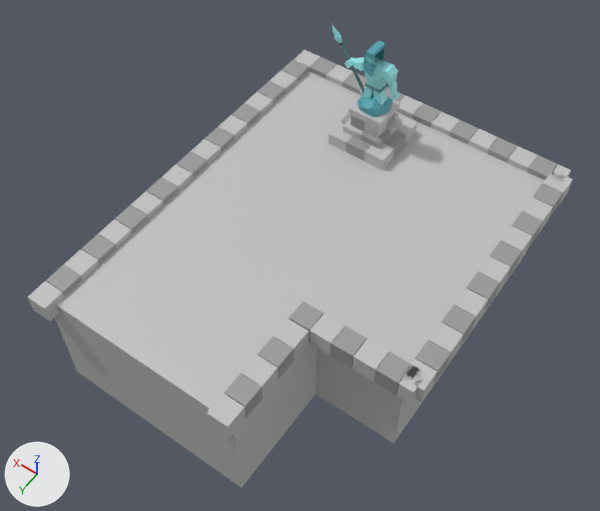
The FBX model Assets/Model/Statue_Island.fbx as it was, and as the next commit left it.
Rendered twice from a camera (50 mm lens) standing at (-14.8, 12.8, 26.0) and looking at (-3.1, -3.5, 0.4). The axes (+X, +Y, +Z) are drawn at lower left. The lights are the same throughout. The picture after the commit comes second. Where no turn or scale is listed for an object, it has been applied to the vertices.

Before the edit, the objects in view are built like this:
```python
me_cube_013 = bpy.data.meshes.new('Cube.013')
me_cube_013.from_pydata(...)  # 375 vertices, 375 faces; spans x -1.38..2.29, y -1.36..1.37, z -0.76..4.41
# faces by material slot: [60, 48, 107, 117, 31, 12]
me_cube_013.materials.append(mat_marble_mat_01)  # light grey #c2c2c2
me_cube_013.materials.append(mat_marble_mat_02)  # grey #9b9b9b
me_cube_013.materials.append(mat_blue_mat)  # cyan #50a5b2
me_cube_013.materials.append(mat_blue_mat_02)  # cyan #95e4e7
me_cube_013.materials.append(mat_blue_mat_n01)  # cyan #57848b
me_cube_013.materials.append(mat_black_mat)  # black #000000
me_cube_087 = bpy.data.meshes.new('Cube.087')
me_cube_087.from_pydata(...)  # 470 vertices, 354 faces; spans x 2.4..16.0, y 0.4..17.8, z -5.5..0.1
# faces by material slot: [192, 162]
me_cube_087.materials.append(mat_marble_mat_01)  # light grey #c2c2c2
me_cube_087.materials.append(mat_marble_mat_02)  # grey #9b9b9b
ob_statue_base = bpy.data.objects.new('Statue_Base', me_cube_013)
ob_statue_base.location = (-2.17, -10.13, 1.48)
ob_statue_island = bpy.data.objects.new('Statue_Island', me_cube_087)
ob_statue_island.location = (-12.59, -13.47, 1.18)
```
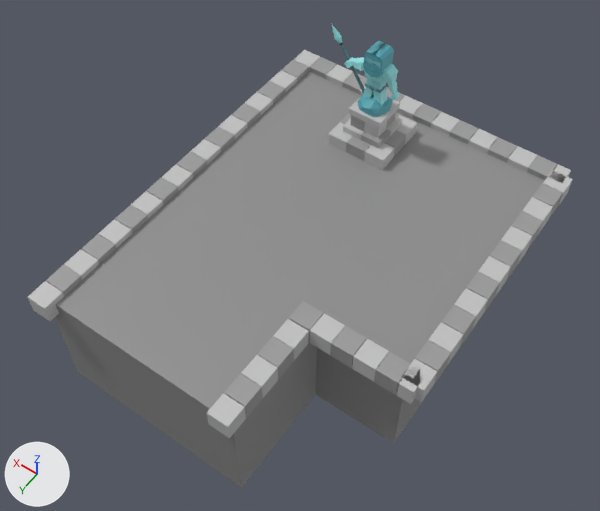
Commit message: Statue Island Model V2

Where the newer file only moved an object's origin or applied its transform, the numbers keep the older frame.

Pixel boxes [x1, y1, x2, y2] of what changed, in the pictures (600 x 511 px):
part 1 of me_cube_013, added (cyan)
    after: [371, 43, 394, 78]
part 2 of me_cube_087, recoloured (light grey to grey)
    both: [55, 221, 403, 488]
part 3 of me_cube_087, recoloured (light grey to grey)
    both: [147, 71, 545, 364]
part 4 of me_cube_087, recoloured
    both: [394, 336, 468, 442]

The change, as a list of edits to the scene's bpy script:
```text
Add mat_marble_mat_03:
    mat_marble_mat_03 = principled_material('Marble_Mat_03')
    mat_marble_mat_03.base_color = (0.271, 0.271, 0.271)  # grey #8e8e8e
Change me_cube_087:
    where me_cube_087.from_pydata(...)  # 470 vertices, 354 faces; spans x 2.4..16.0, y 0.4..17.8, z -5.5..0.1
    used by ob_statue_island; location = (-12.59, -13.47, 1.18)
    me_cube_087 part 2: 7 of the faces centred in x 6.9..15.6, y 12.5..17.4, z -5.5..-0.2 switch from mat_marble_mat_01 (light grey #c2c2c2) to mat_marble_mat_03 (grey #8e8e8e)
    me_cube_087 part 3: 3 of the faces centred in x 9.4, y 0.9..6.7, z -5.5..-0.2 switch from mat_marble_mat_01 (light grey #c2c2c2) to mat_marble_mat_03 (grey #8e8e8e)
    me_cube_087 part 4: 1 of the faces centred in x 3.2, y 6.7, z -2.8 switch from mat_marble_mat_01 (light grey #c2c2c2) to mat_marble_mat_03 (grey #8e8e8e)
Change me_cube_013:
    used by ob_statue_base; location = (-2.17, -10.13, 1.48)
    remove me_cube_013.from_pydata(...)  # 375 vertices, 375 faces; spans x -1.38..2.29, y -1.36..1.37, z -0.76..4.41
    add me_cube_013.from_pydata(...)  # 391 vertices, 400 faces; spans x -1.38..2.29, y -1.36..1.37, z -0.76..4.41
    me_cube_013 part 1
    16 vertices are added at x -0.41..-0.23, y -0.37..0.47, z 3.25..4.23
    23 new faces join them, mat_blue_mat (cyan #50a5b2)
    2 new faces join them, mat_blue_mat_02 (cyan #95e4e7)
```
